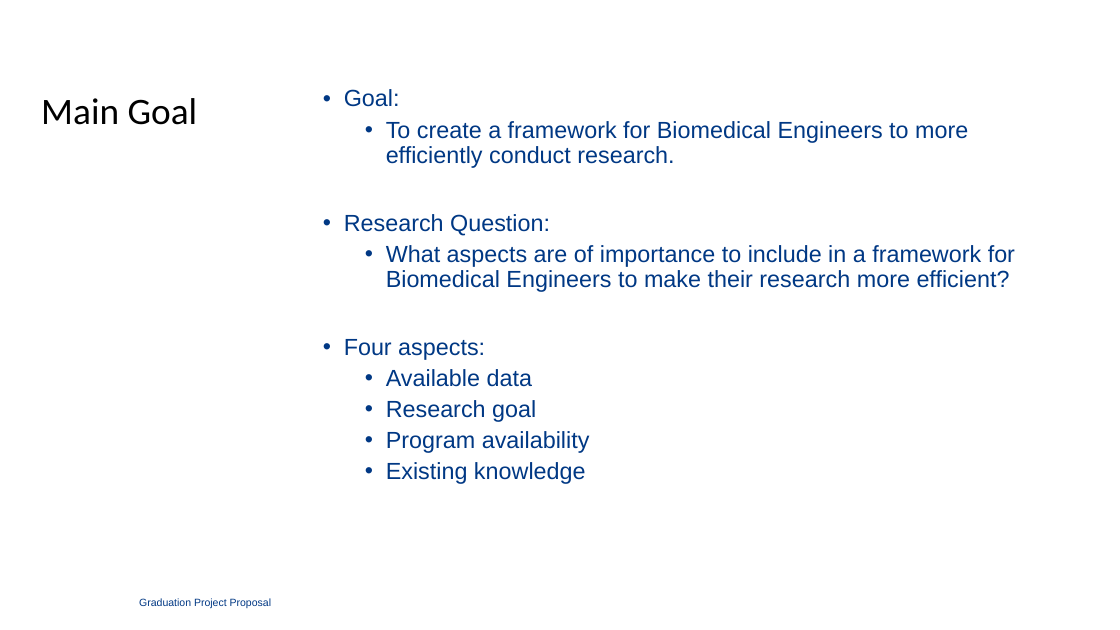
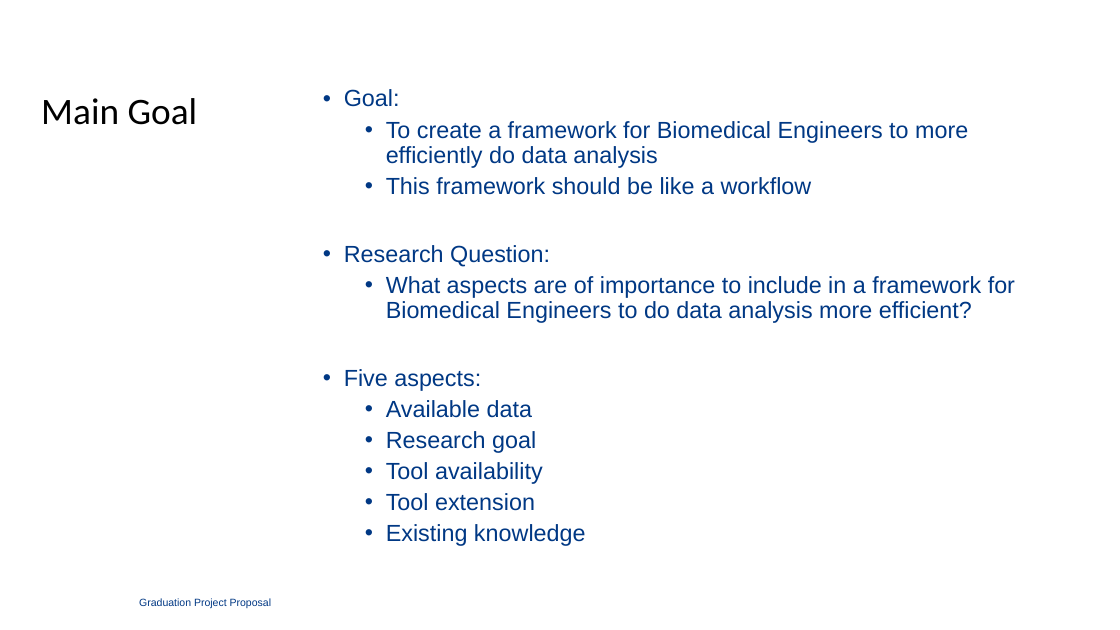
Before and after one commit to TimBeishuizen/GraduationFilesGithub, a slide deck: slide 17 of Meetings/A Computational Biology Framework.ppt. Drawn at 1120x630 pixels with LibreOffice and Linux fonts; fonts in the diff are those of the drawing; background and template pictures are left out. Boxes give left, top, right and bottom in pixels: in the first picture for what was removed or moved away, otherwise in the second. Text is boxed around its words. In the diff, an @@ line names an element or a change of style, - is before the commit and + after.

Commit message:
Improved powerpoint and continued research question report

```diff
--- a/Meetings/A Computational Biology Framework.ppt
+++ b/Meetings/A Computational Biology Framework.ppt
@@ text at [386, 121, 968, 195]: text changed @@
-  • To create a framework for Biomedical Engineers to more efficiently conduct research.
+  • To create a framework for Biomedical Engineers to more efficiently do data analysis
+  • This framework should be like a workflow
@@ text at [344, 276, 1015, 391]: text changed @@
-  • What aspects are of importance to include in a framework for Biomedical Engineers to make their research more efficient?
-• Four aspects:
+  • What aspects are of importance to include in a framework for Biomedical Engineers to do data analysis more efficient?
+• Five aspects:
@@ text at [386, 462, 543, 511]: text changed @@
-  • Program availability
+  • Tool availability
+  • Tool extension
```
Also in this commit, not shown: 8 other slides changed, 2 slides added, 10 other files.
